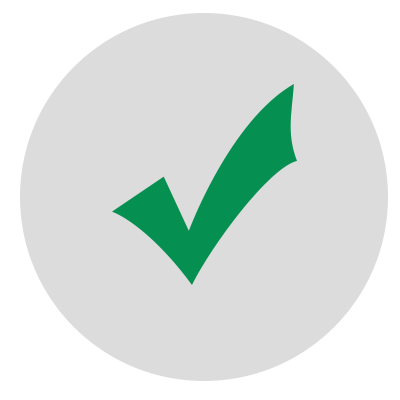
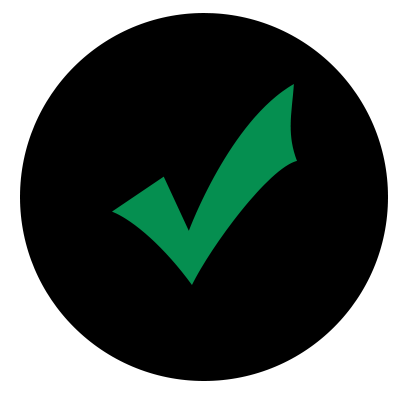
Comparing the layer stacks of the two (400, 400) images. Changes:
painted on "Еліпс 1" over [20, 13, 388, 381]
